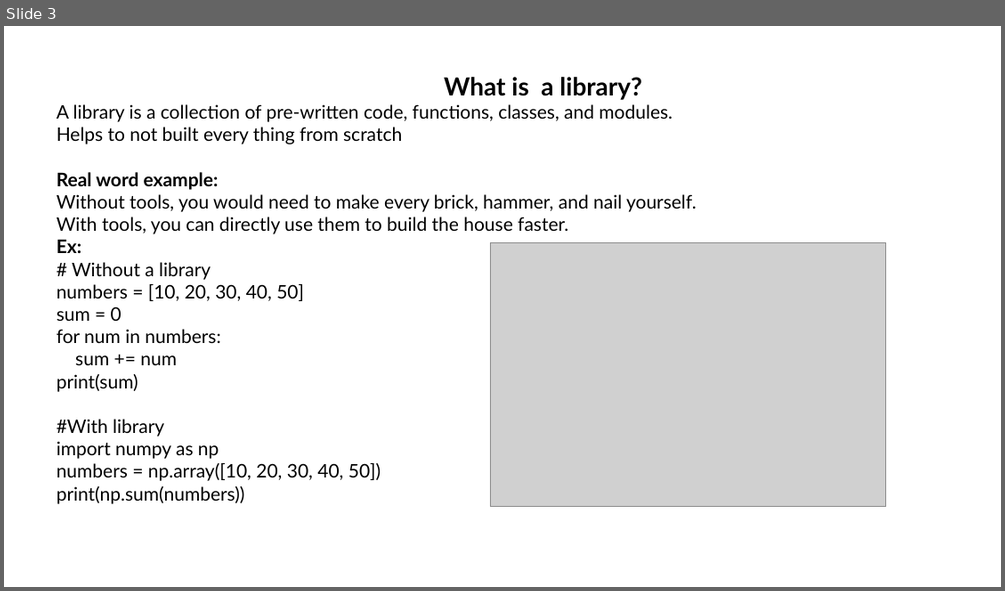
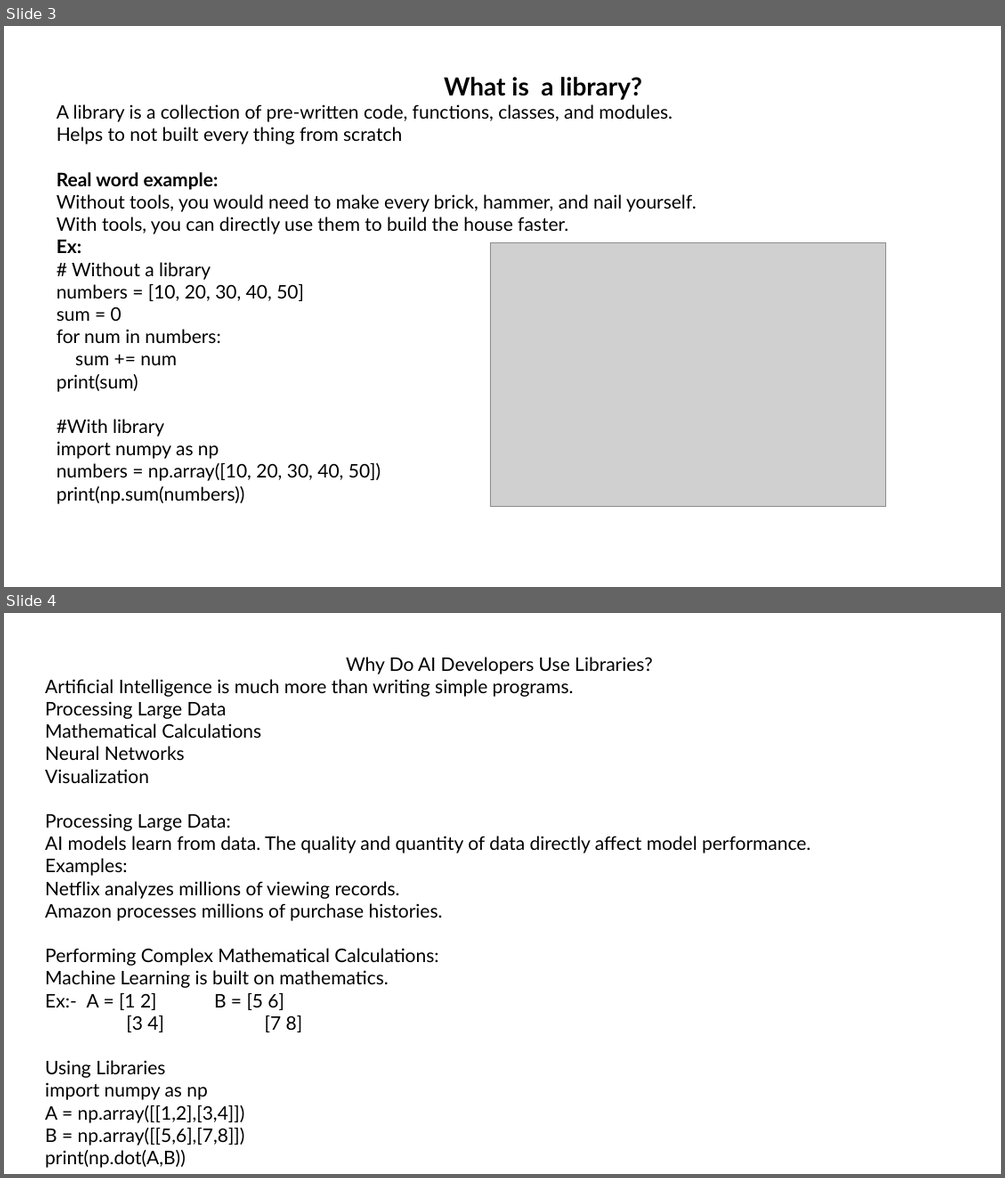
Before and after one commit to srilekhachundu/office_files, a slide deck: Python_Library.pptx. Shown one above the other, each under a label of ours: slide 3 before the commit, slides 3 and 4 after it. The pictures are 1005x591 and 1005x1178 pixels, drawn with LibreOffice and Linux fonts; fonts in the diff are those of the drawing; grey boxes stand for pictures. Boxes give left, top, right and bottom in pixels: in the first picture for what was removed or moved away, otherwise in the second. Text is boxed around its words. In the diff, an @@ line names an element or a change of style, - is before the commit and + after.

Commit message:
Add files via upload
.

```diff
--- a/Python_Library.pptx
+++ b/Python_Library.pptx
@@ slide 4 added at [4, 613, 1001, 1174], background #FFFFFF @@
@@ text added at [45, 657, 810, 1167], 18 pt, text #000000 @@
+Why Do AI Developers Use Libraries?
+Artificial Intelligence is much more than writing simple programs.
+Processing Large Data
+Mathematical Calculations
+Neural Networks
+Visualization
+Processing Large Data:
+AI models learn from data. The quality and quantity of data directly affect model performance.
+Examples:
+Netflix analyzes millions of viewing records.
+Amazon processes millions of purchase histories.
+Performing Complex Mathematical Calculations:
+Machine Learning is built on mathematics.
+Ex:- A = [1 2] B = [5 6]
+[3 4] [7 8]
+Using Libraries
+import numpy as np
+A = np.array([[1,2],[3,4]])
+B = np.array([[5,6],[7,8]])
+print(np.dot(A,B))
```
Also in this commit, not shown: 3 other slides added, 1 slide removed.
